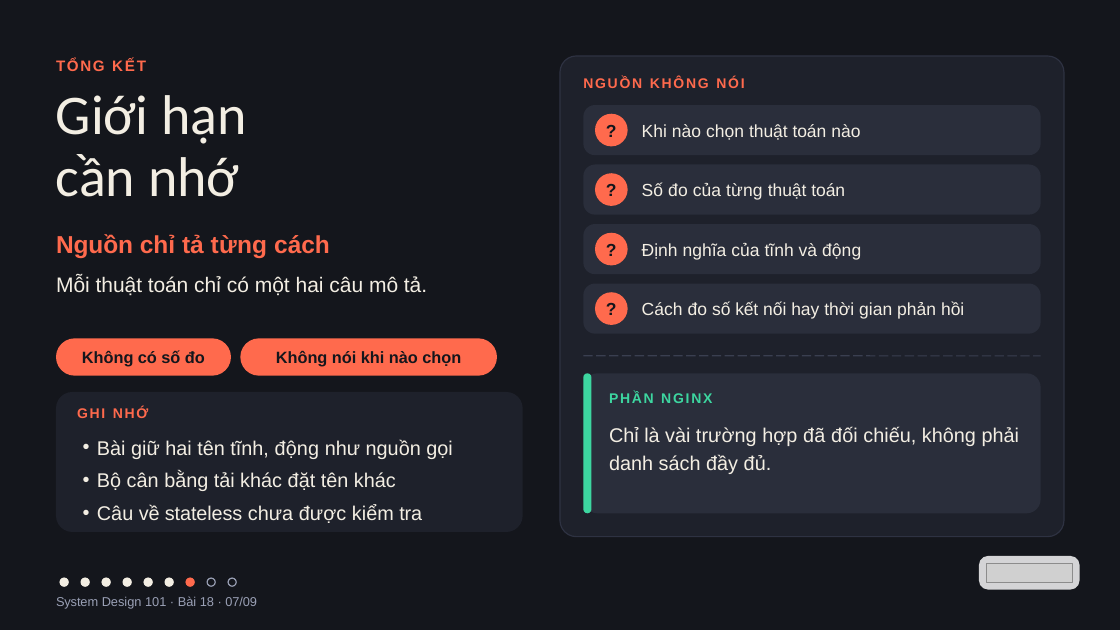
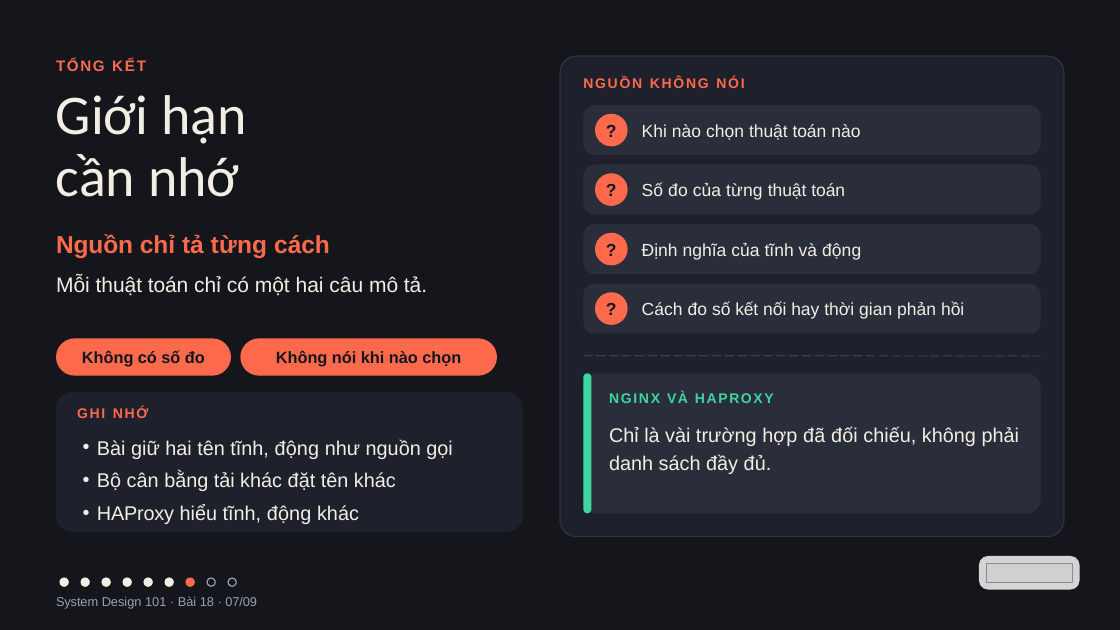
Before and after one commit to vohoailinh90/tool-marketing-studio, a slide deck: slide 7 of system-design-101/vi/lessons/sd-10-018/slides/sd-10-018.pptx. Drawn at 1120x630 pixels with LibreOffice and Linux fonts; fonts in the diff are those of the drawing; grey boxes stand for pictures. Boxes give left, top, right and bottom in pixels: in the first picture for what was removed or moved away, otherwise in the second. Text is boxed around its words. In the diff, an @@ line names an element or a change of style, - is before the commit and + after.

```diff
--- a/system-design-101/vi/lessons/sd-10-018/slides/sd-10-018.pptx
+++ b/system-design-101/vi/lessons/sd-10-018/slides/sd-10-018.pptx
@@ text at [667, 392, 688, 403]: text changed @@
-PHẦN NGINX
+NGINX VÀ HAPROXY
@@ text at [97, 504, 359, 524]: text changed @@
-• Câu về stateless chưa được kiểm tra
+• HAProxy hiểu tĩnh, động khác
```
Also in this commit, not shown: 5 other slides changed, 4 other files.
